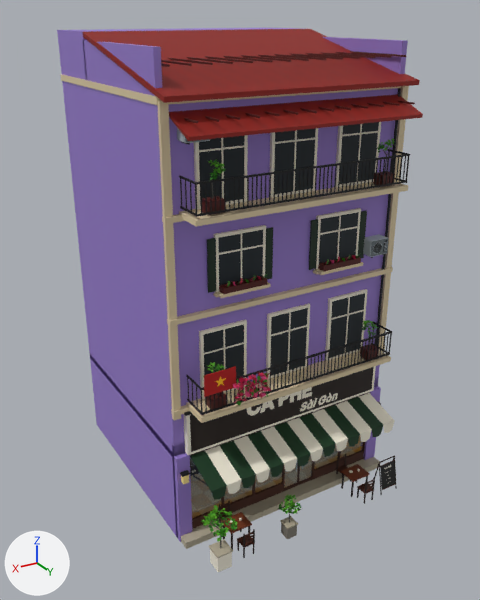
An edit to the FBX model Assets/PhoViet/Art/Streets/PV_StreetShop06.fbx, drawn before and after from the same camera.
Before and after are seen from a 50 mm lens placed at (11.26, 19.69, 15.98), pointed at (0.28, 1.4, 6.84). Every picture has the same lights, and +X, +Y and +Z are marked at lower left. The picture after the commit comes second. Objects named as collision shapes, trigger or cutter boxes, shadow casters or lower levels of detail are left out. Where no turn or scale is listed for an object, it has been applied to the vertices. Vertices at exactly the same position are counted once.

Names of what the first picture shows: 'PV_StreetShop06_LOD0'.
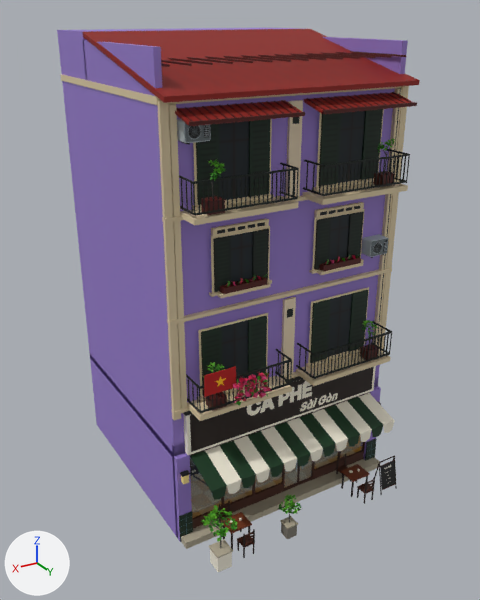
What differs and where, as boxes [x1, y1, x2, y2] in the pictures (480 x 600 px; the box of a moved part takes in the faces that stretch with it):
'PV_StreetShop06_LOD0', reshaped: before [57, 28, 423, 572]; after [57, 28, 420, 572]
part 1 of me_pv_streetshop06_lod0, added: after [179, 511, 193, 542]
part 2 of me_pv_streetshop06_lod0, added: after [365, 439, 377, 461]
part 3 of me_pv_streetshop06_lod0, added: after [201, 327, 222, 394]
part 4 of me_pv_streetshop06_lod0, moved or reshaped: before [296, 362, 297, 383]; after [288, 359, 289, 381]
part 5 of me_pv_streetshop06_lod0, moved or reshaped: before [303, 359, 305, 381]; after [278, 352, 279, 373]
part 6 of me_pv_streetshop06_lod0, rebuilt: before [219, 244, 263, 255]; after [231, 244, 253, 250]
part 7 of me_pv_streetshop06_lod0, deleted: before [194, 100, 415, 402]
part 8 of me_pv_streetshop06_lod0, built on: before [169, 94, 423, 423]; after [168, 88, 417, 421]
part 9 of me_pv_streetshop06_lod0, surface changed: [181, 149, 409, 408] in both

Edits to the bpy script that builds the scene:
```text
Change me_pv_streetshop06_lod0:
    used by ob_pv_streetshop06_lod0; location = (0.0, 0.0, 0.0)
    remove me_pv_streetshop06_lod0.from_pydata(...)  # 16020 vertices, 12541 faces; spans x -4.2..4.2, y -3.9..6.2, z 0.0..15.5
    add me_pv_streetshop06_lod0.from_pydata(...)  # 16924 vertices, 12879 faces; spans x -4.2..4.2, y -3.9..6.2, z 0.0..15.5
    me_pv_streetshop06_lod0 part 1: a new loose piece, a box spanning x 3.72..4.18, y 4.058..4.102, z 0.04..1.08, in mat_pv_streetatlas (picture img_pv_streetpalette_png)
    me_pv_streetshop06_lod0 part 2: a new loose piece, a box spanning x -4.18..-3.72, y 4.058..4.102, z 0.04..1.08, in mat_pv_streetatlas (picture img_pv_streetpalette_png)
    me_pv_streetshop06_lod0 part 3: a new loose piece, a box spanning x 2.519..3.18, y 3.998..4.058, z 5.25..7.41, in mat_pv_streetatlas (picture img_pv_streetpalette_png)
    me_pv_streetshop06_lod0 part 4: the loose piece of 8 vertices spanning x 0.3, y 4.8..4.9, z 5.2..6.0 is moved by (0.1, -0.2, 0.0)
    me_pv_streetshop06_lod0 part 5: the loose piece of 8 vertices spanning x 0.0, y 4.8..4.9, z 5.2..6.0 is moved by (0.4, -0.8, 0.0)
    me_pv_streetshop06_lod0 part 6: the loose piece of 8 vertices spanning x 1.0..2.5, y 4.0, z 9.7 is rebuilt with 4 vertices and now spans x 0.9..2.7, y 4.0, z 9.8
    me_pv_streetshop06_lod0 part 7: 42 loose pieces with 304 vertices, spanning x -3.7..3.2, y 3.7..4.9, z 5.0..13.6, are deleted
    me_pv_streetshop06_lod0 part 8: 433 vertices moved from x -3.7..3.7, y 4.0..5.0, z 5.2..12.0 to x -3.7..3.7, y 4.1..5.0, z 5.2..12.0; 281 vertices removed from x -3.9..3.9, y 3.7..5.0, z 4.9..13.8; 1413 vertices added at x -3.9..3.9, y 3.8..4.9, z 4.9..13.9
    me_pv_streetshop06_lod0 part 9: 585 kept faces spanning x -3.7..3.7, y 3.9..4.9, z 5.2..12.1 get new texture (UV) coordinates
    other edits to the shape of me_pv_streetshop06_lod0 do not show in these pictures
```
